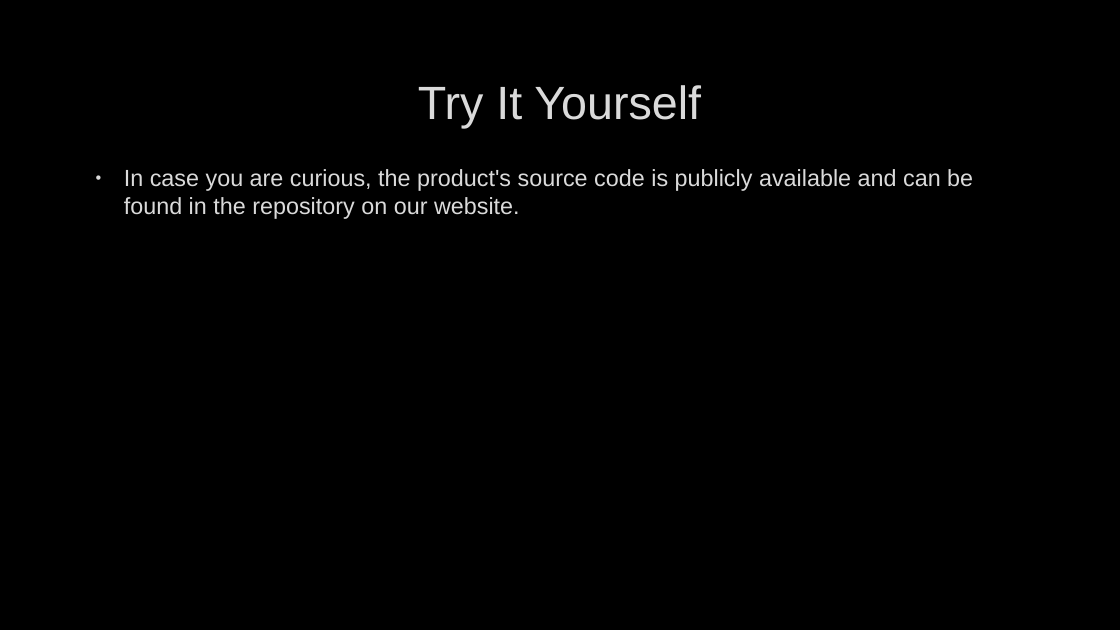
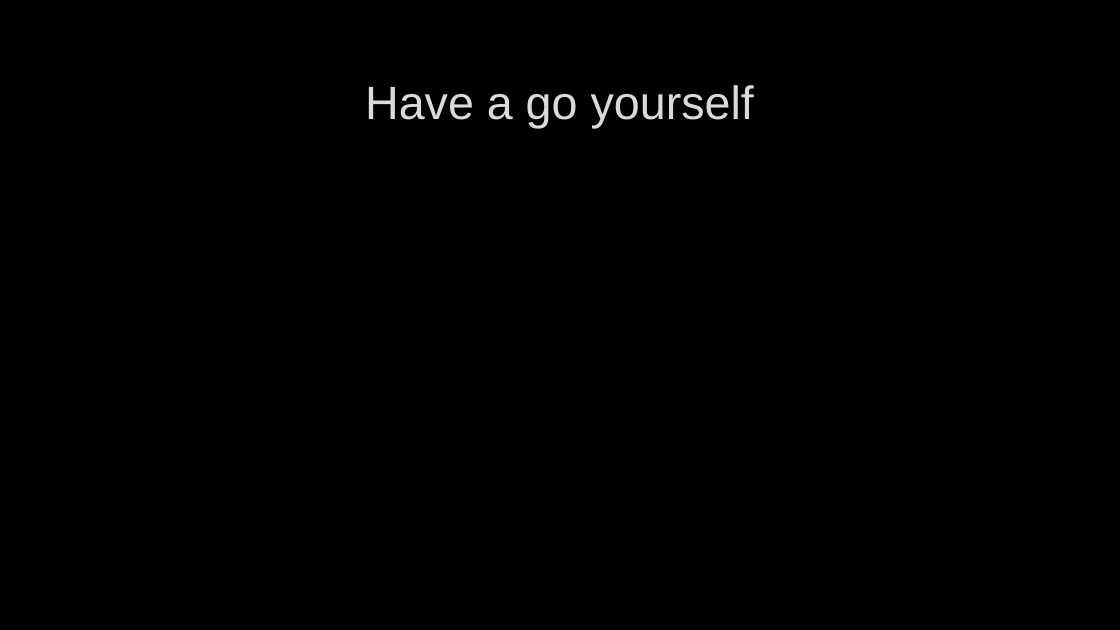
Before and after one commit to deveshbatra/genai_group1, a slide deck: slide 14 of GPTA4_tech.pptx. Drawn at 1120x630 pixels with LibreOffice and Linux fonts; fonts in the diff are those of the drawing; background and template pictures are left out. Boxes give left, top, right and bottom in pixels: in the first picture for what was removed or moved away, otherwise in the second. Text is boxed around its words. In the diff, an @@ line names an element or a change of style, - is before the commit and + after.

```diff
--- a/GPTA4_tech.pptx
+++ b/GPTA4_tech.pptx
@@ title at [365,85,754,128]: text changed @@
-Try It Yourself
+Have a go yourself
@@ text removed at [124,169,973,219] @@
-• In case you are curious, the product's source code is publicly available and can be found in the repository on our website.
```
Also in this commit, not shown: 13 other slides changed, 2 other files.
